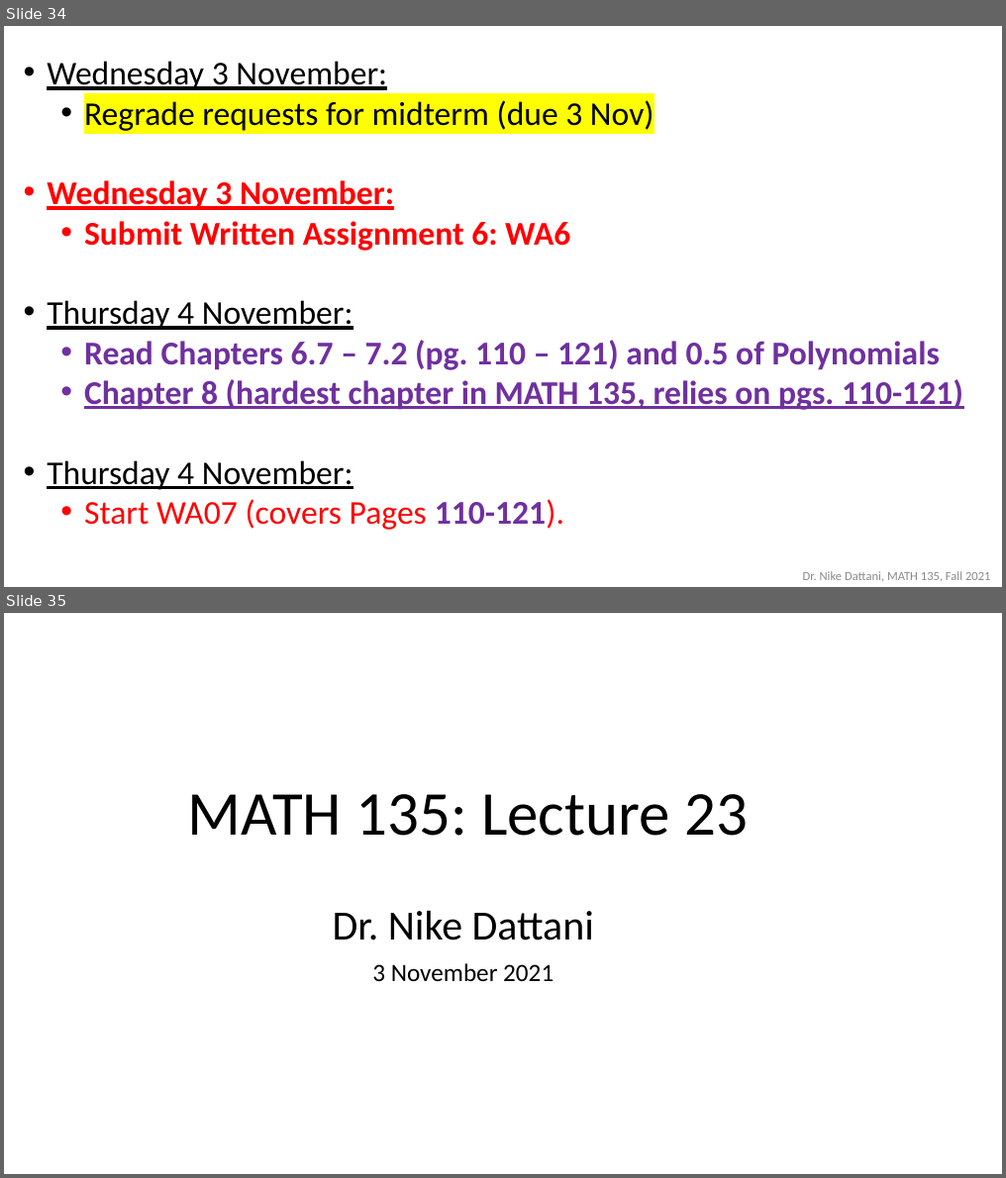
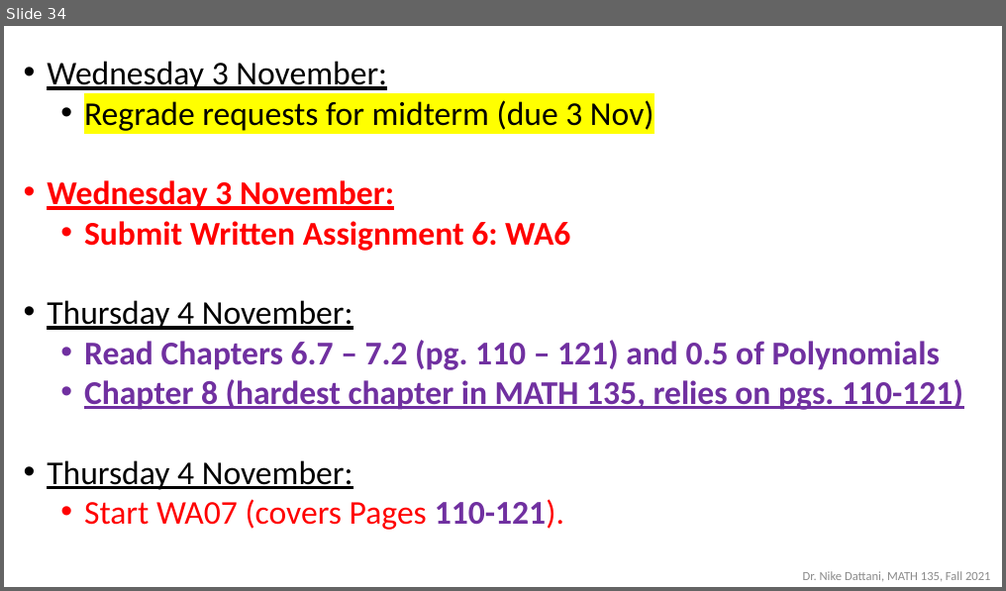
Before and after one commit to ndattani/Lecture_Notes, a slide deck: University_of_Waterloo/Fall_2021/MATH135/UW_Fall2021_MATH135_Lecture22.pptx. Shown one above the other, each under a label of ours: slides 34 and 35 before the commit, slide 34 after it. The pictures are 1006x1178 and 1006x591 pixels, drawn with LibreOffice and Linux fonts; fonts in the diff are those of the drawing. Boxes give left, top, right and bottom in pixels: in the first picture for what was removed or moved away, otherwise in the second. Text is boxed around its words. In the diff, an @@ line names an element or a change of style, - is before the commit and + after.

```diff
--- a/University_of_Waterloo/Fall_2021/MATH135/UW_Fall2021_MATH135_Lecture22.pptx
+++ b/University_of_Waterloo/Fall_2021/MATH135/UW_Fall2021_MATH135_Lecture22.pptx
@@ slide 35 removed at [4, 613, 1002, 1174], background #FFFFFF @@
@@ title removed at [188, 794, 747, 836] @@
-MATH 135: Lecture 23
@@ subtitle removed at [333, 911, 594, 981] @@
-Dr. Nike Dattani
-3 November 2021
```
Also in this commit, not shown: 1 other slide removed, 1 other file.
